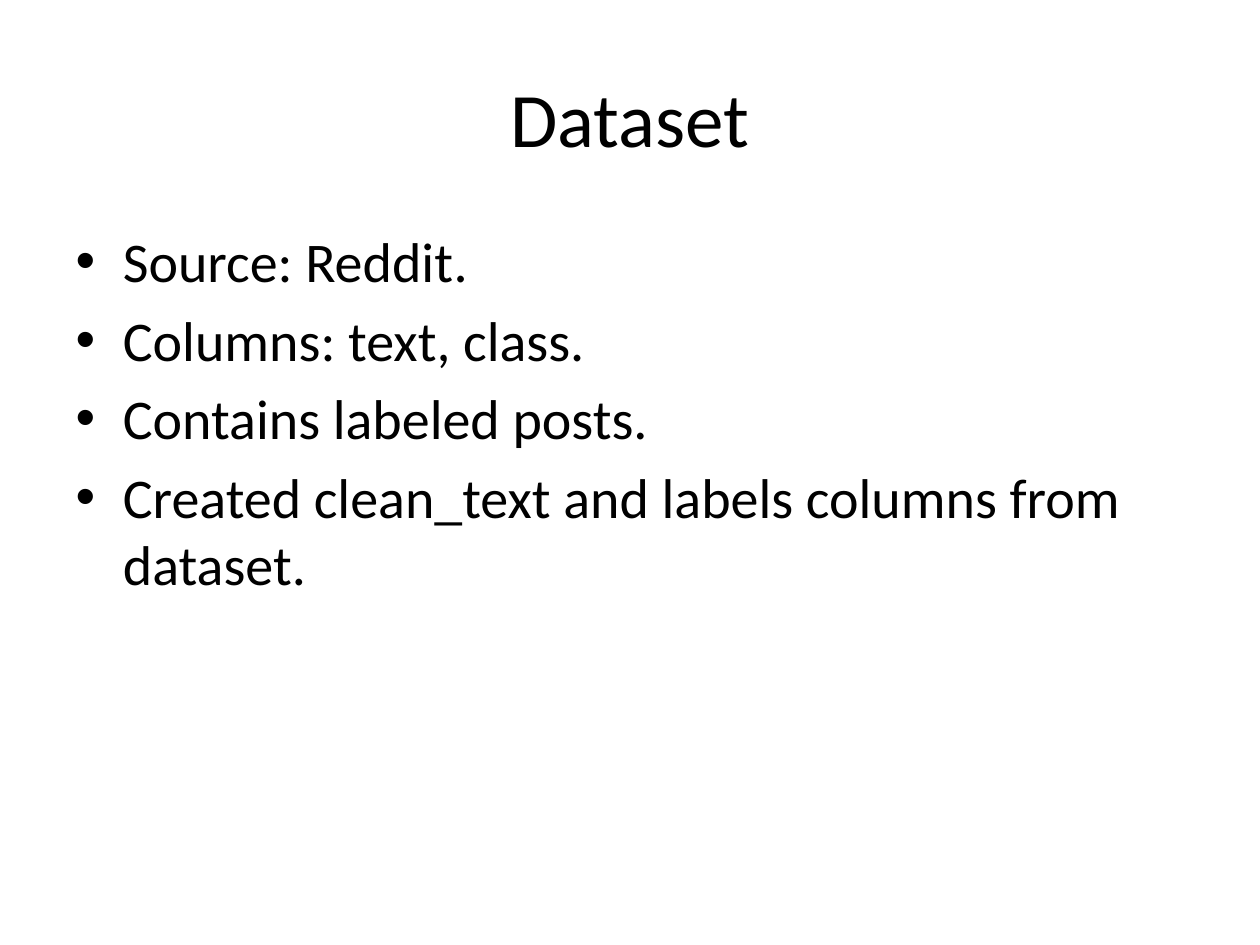
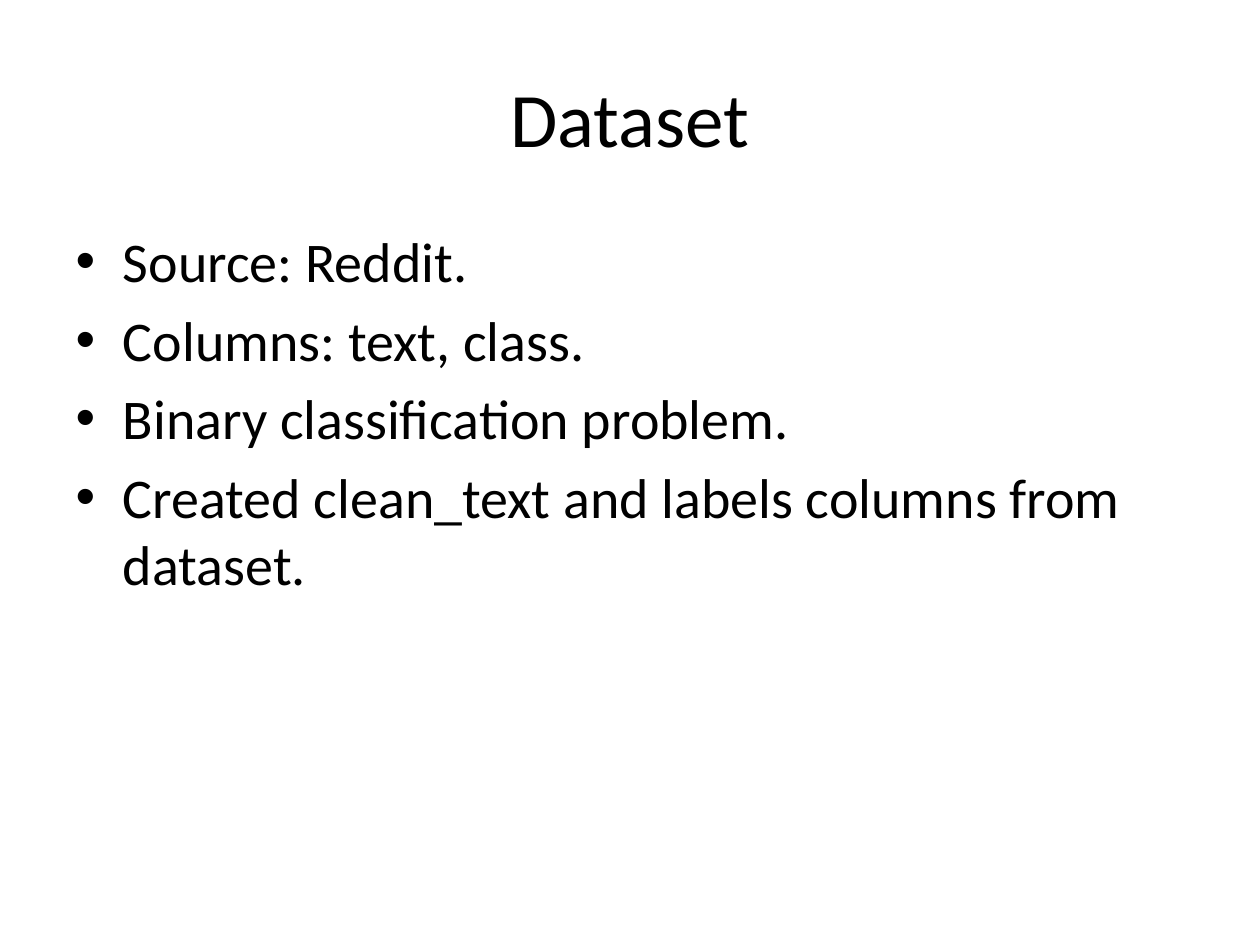
Before and after one commit to Keerthick2309/Suicidal-Detection-AI, a slide deck: slide 4 of Suicide_AI_Project_Presentation.pptx. Drawn at 1260x945 pixels with LibreOffice and Linux fonts; fonts in the diff are those of the drawing. Boxes give left, top, right and bottom in pixels: in the first picture for what was removed or moved away, otherwise in the second. Text is boxed around its words. In the diff, an @@ line names an element or a change of style, - is before the commit and + after.

```diff
--- a/Suicide_AI_Project_Presentation.pptx
+++ b/Suicide_AI_Project_Presentation.pptx
@@ text at bbox=[123, 400, 788, 448]: text changed @@
-• Contains labeled posts.
+• Binary classification problem.
```
Also in this commit, not shown: 9 other slides changed, 2 slides added, 1 slide removed.
